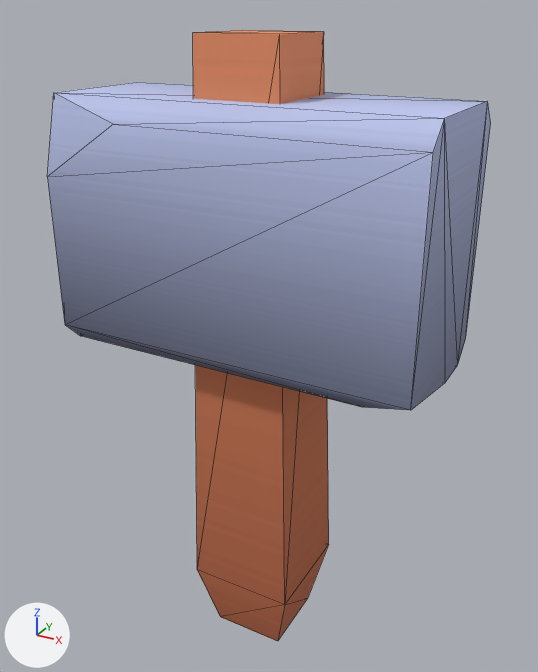
Before and after pictures for a commit that changed the glTF model assets/melee/tool-hammer.glb.
Both versions are drawn from a 50 mm camera at (0.0826, -0.1462, 0.158) aimed at (0.0003, 0.0034, 0.0832). The lights are fixed; the arrows at lower left show +X, +Y and +Z. The first picture is the older version. Mesh edges are drawn as thin lines. Vertices at exactly the same position are counted once.

The first picture shows 'tool-hammer'.
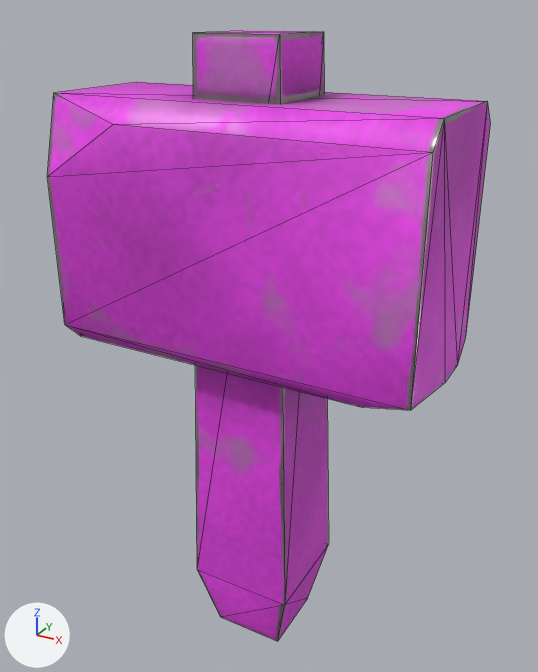
Changed parts and their boxes (x1, y1, x2, y2) in the pictures (538 x 672 px):
'tool-hammer', surface changed (blue to pink)
    both: (47, 30, 491, 641)

What changed in the scene script:
```text
Add img_image_1:
    img_image_1 = load_image('Image_1', '_unpacked/Image_1', 512, 512, 'Non-Color')
Add img_image_2:
    img_image_2 = load_image('Image_2', '_unpacked/Image_2', 512, 512, 'Non-Color')
Add img_image_0:
    img_image_0 = load_image('Image_0', '_unpacked/Image_0', 512, 512, 'sRGB')
Change mat_colormap:
    remove # nodes: BsdfPrincipled, Mapping, OutputMaterial, TexImage, UVMap
    remove # uses the picture img_colormap
    nodes: BsdfPrincipled, NormalMap, OutputMaterial, SeparateColor, TexImage x3
    uses the picture img_image_0
    uses the picture img_image_1
    uses the picture img_image_2
Change me_tool_hammer:
    where me_tool_hammer.from_pydata(...)  # 30 vertices, 52 faces; spans x -0.045..0.045, y -0.02..0.02, z 0.0..0.153
    used by ob_tool_hammer; location = (0.0, 0.0, 0.0)
    me_tool_hammer part 1: 52 kept faces spanning x -0.045..0.045, y -0.02..0.02, z 0.0..0.153 get new texture (UV) coordinates
```
